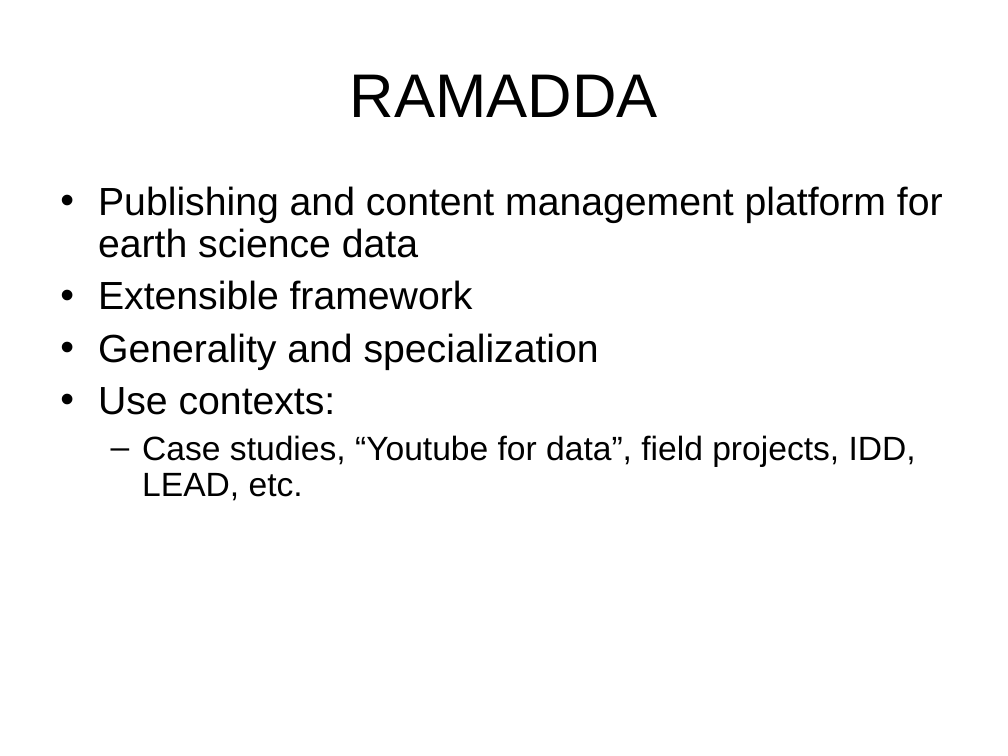
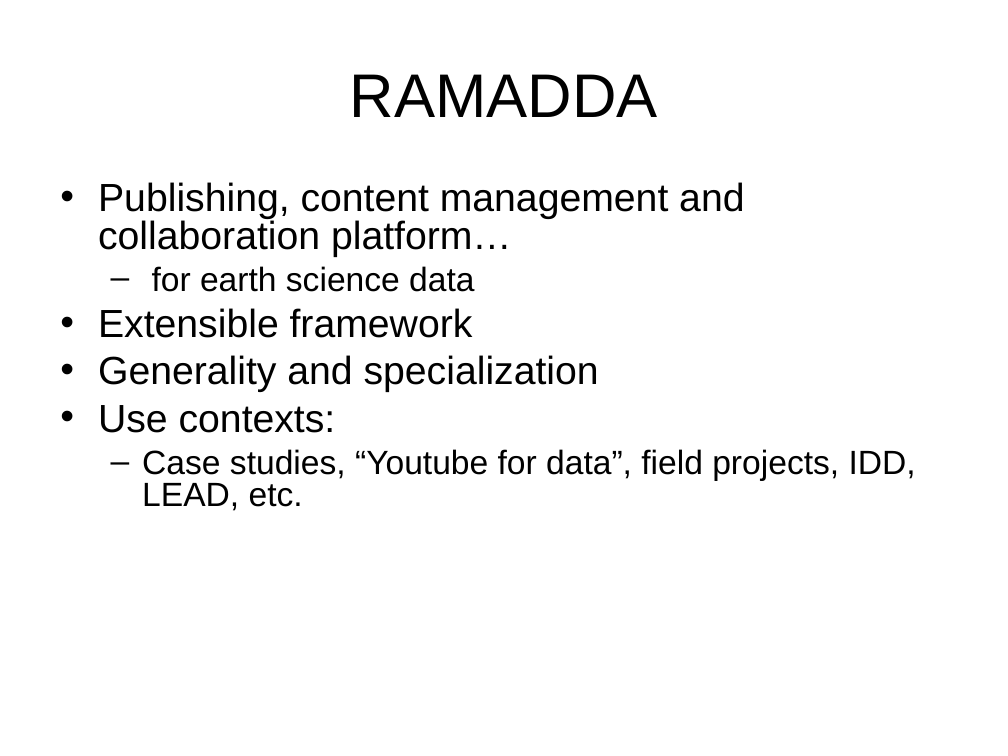
Before and after one commit to Unidata/IDV, a slide deck: slide 1 of ucar/unidata/repository/docs/presentations/architecture.ppt. Drawn at 1008x756 pixels with LibreOffice and Linux fonts; fonts in the diff are those of the drawing. Boxes give left, top, right and bottom in pixels: in the first picture for what was removed or moved away, otherwise in the second. Text is boxed around its words. In the diff, an @@ line names an element or a change of style, - is before the commit and + after.

```diff
--- a/ucar/unidata/repository/docs/presentations/architecture.ppt
+++ b/ucar/unidata/repository/docs/presentations/architecture.ppt
@@ text at (x1=98, y1=182, x2=744, y2=292): text changed @@
-• Publishing and content management platform for earth science data
+• Publishing, content management and collaboration platform…
+  – for earth science data
@@ text at (x1=98, y1=308, x2=916, y2=511): line spacing 0.9 to 0.8 @@
```
Also in this commit, not shown: 4 other slides changed, 9 other files.
